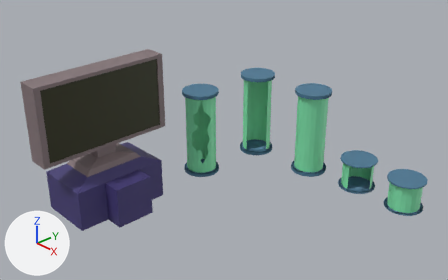
The Blender file Facility Work/Experimental Lab/ExperimentalLabProps_SeamMarked.blend as it was, and as the next commit left it.
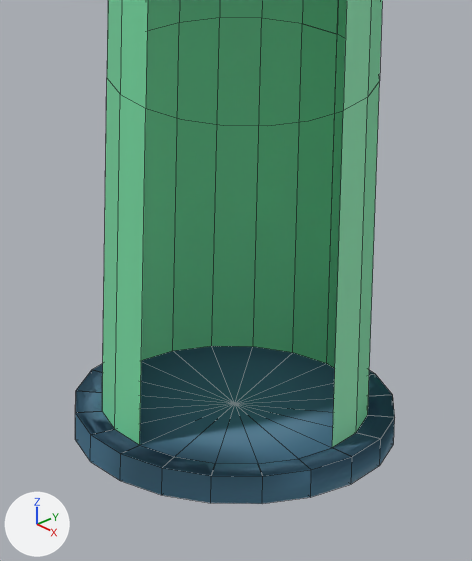
The first picture shows the older version from a 50 mm lens placed at (0.1347, -0.1444, 0.1719), pointed at (-0.0645, 0.0429, 0.0397). The close-ups show both versions on the part from 52% to 63% of the width and 37% to 58% of the height of that picture; other places that the commit changed are outside them. Arrows for +X, +Y and +Z are at lower left; the lights stay in place. The close-ups show mesh edges as thin lines.

In view in the first close-up: 'Experiment_Pod_Large_Empty'.
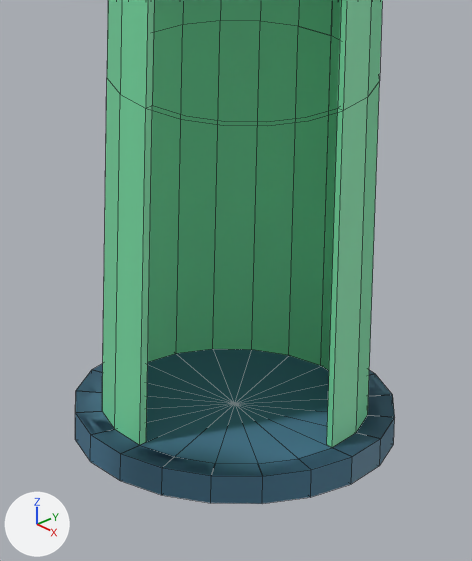
What differs and where, as boxes [x1, y1, x2, y2] in the close-ups (472 x 561 px):
part 1 of me_mesh, added (green): after [75, 0, 394, 470]

Diff of the bpy script that builds the scene:
```diff
--- a/Facility Work/Experimental Lab/ExperimentalLabProps_SeamMarked.blend.py
+++ b/Facility Work/Experimental Lab/ExperimentalLabProps_SeamMarked.blend.py
@@ mat_largepodglass_003 @@
+mat_largepodglass_003 = principled_material('LargePodGlass.003')
+mat_largepodglass_003.base_color = (0.224, 0.8, 0.429)  # green #82e7af
@@ me_mesh @@
 # used by ob_experiment_pod_large_empty; location = (-0.10235, 0.10558, 0.00762); rotation_euler = (1.571, 0.0, 0.0), in degrees (90, 0, 0); scale = (0.01, 0.0075, 0.01)
-me_mesh.from_pydata(...)  # 252 vertices, 296 faces; spans x -1.0..1.0, y -1.0..5.5, z -1.0..1.0
+me_mesh.from_pydata(...)  # 360 vertices, 354 faces; spans x -1.0..1.0, y -1.0..5.5, z -1.0..1.0
+# me_mesh part 1: 108 vertices added at x -0.83..0.83, y -0.75..5.25, z -0.83..0.83
 me_mesh.materials.append(mat_largepodglass_001)
 me_mesh.materials.append(mat_largepodmain)
+me_mesh.materials.append(mat_largepodglass_003)  # green #82e7af
```
